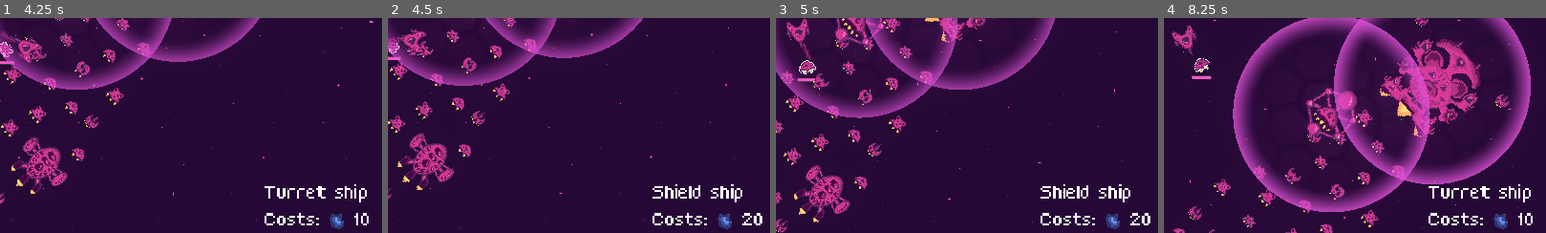
Above: before the commit, frames 1-4 (left to right).
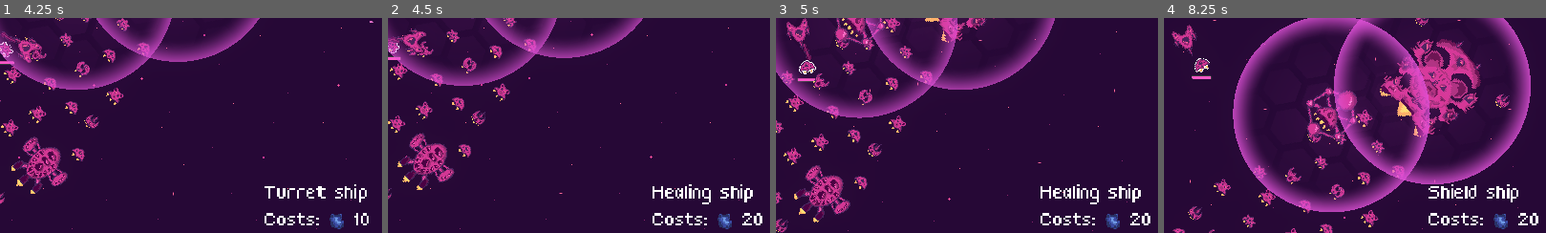
Above: after the commit, the same moments.

Repository: bear-minimum-studio/space-bear
Game: Godot game, scene res://Game.tscn
The game is run twice, just before and just after one commit, with the same random seed, the same clock (stepped at 60 frames per second) and the same inputs.
Inputs:
- Up to frame 1 (4.25 s): tap Enter (upgrade) at 0.5 s; hold Right (turn_right) 0.53-1.28 s; hold X (cycle_selection) 0.53-1.28 s; hold Ctrl (brake) 1.28-2.03 s; tap Down (decelerate) at 1.35 s; hold Right (turn_right) 2.03-2.78 s; hold Space (fire) 2.03-2.78 s; hold Up (accelerate) 2.78-3.53 s; tap C (follow_me) at 2.85 s; hold Left (turn_left) from 3.53 s (still down); hold G (grappling_hook) from 3.53 s (still down)
- Up to frame 2 (4.5 s): keep holding Left (turn_left); release G (grappling_hook) at 4.28 s; tap X (cycle_selection) at 4.35 s
- Up to frame 3 (5 s): keep holding Left (turn_left)
- Up to frame 4 (8.25 s): release Left (turn_left) at 5.03 s; hold Ctrl (brake) 5.03-5.78 s; tap Down (decelerate) at 5.1 s; hold Right (turn_right) 5.78-6.53 s; tap Space (fire) at 5.85 s; hold Up (accelerate) 6.53-7.28 s; hold C (follow_me) 6.53-7.28 s; hold Right (turn_right) 7.28-8.03 s; tap G (grappling_hook) at 7.35 s; hold Ctrl (brake) from 8.03 s (still down); hold X (cycle_selection) from 8.03 s (still down)
The pictures show only the part of the screen within x 47-97%, y 44-94%; the shares and areas given below are measured in that part.

Frame 1 is identical in both runs. In frame 2, 0.6% of the frame differs, in the area x 69-96%, y 77-87%; in frame 3, 0.6%; in frame 4, 0.8%, in the area x 69-98%, y 77-97%.

Commit message:
feat: add healing ship, that heals player as well

Diff:
--- a/health-system/HealthSystem.gd
+++ b/health-system/HealthSystem.gd
@@ -49,6 +49,11 @@
 	if health_system != null:
 		health_system.on_hit()
 
+static func heal_health_system(node: Node2D):
+	var health_system = node.find_child('HealthSystem')
+	if health_system != null:
+		health_system.heal()
+
 func heal():
 	var previous_health = health
 	health += 10
--- /dev/null
+++ b/npc/civilians/HealingShip.tscn
@@ -0,0 +1,50 @@
+[gd_scene load_steps=6 format=3 uid="uid://bjqnruxoduuyr"]
+
+[ext_resource type="PackedScene" uid="uid://etyatu5407jp" path="res://npc/civilians/AbstractCivilianShip.tscn" id="1_8wy0g"]
+[ext_resource type="Texture2D" uid="uid://bb5fo6dqch5ph" path="res://npc/civilians/vaisseau_soin.png" id="2_em28c"]
+[ext_resource type="Texture2D" uid="uid://qahtr4bpt6e4" path="res://npc/civilians/vaisseau_soin_flammes.png" id="3_472tr"]
+[ext_resource type="PackedScene" uid="uid://pdwe57bo3bq7" path="res://weapons/turrets/healing-turrets/AutoHealingTurret.tscn" id="4_rqyc8"]
+
+[sub_resource type="CapsuleShape2D" id="CapsuleShape2D_d3aet"]
+radius = 36.0
+height = 88.0
+
+[node name="HealingShip" instance=ExtResource("1_8wy0g")]
+number_of_passengers = 10
+speed = 30.0
+
+[node name="Ship" parent="." index="0"]
+rotation = 1.57079
+scale = Vector2(2, 2)
+texture = ExtResource("2_em28c")
+
+[node name="Flammes" parent="." index="1"]
+rotation = 1.5708
+scale = Vector2(2, 2)
+texture = ExtResource("3_472tr")
+
+[node name="CollisionShape2D" parent="." index="2"]
+position = Vector2(10, 0)
+rotation = 1.57079
+shape = SubResource("CapsuleShape2D_d3aet")
+
+[node name="HealthSystem" parent="." index="4"]
+max_health = 150
+
+[node name="HealthBar" parent="UI" index="0"]
+offset_left = -46.0
+offset_top = 50.0
+offset_right = 46.0
+offset_bottom = 66.0
+
+[node name="Turrets" type="Node2D" parent="." index="8"]
+
+[node name="AutoHealingTurret" parent="Turrets" index="0" instance=ExtResource("4_rqyc8")]
+position = Vector2(32, -20)
+turret_range = 300.0
+shots_per_second = 3.0
+
+[node name="AutoHealingTurret2" parent="Turrets" index="1" instance=ExtResource("4_rqyc8")]
+position = Vector2(32, 18)
+turret_range = 300.0
+shots_per_second = 2.0
--- a/player/Player.gd
+++ b/player/Player.gd
@@ -25,6 +25,7 @@
 @onready var hurt_animation = $HurtAnimation
 @onready var selection_zone = $SelectionZone
 @onready var p_2_turret_control = $P2Turret/P2TurretControl
+@onready var player_sprite = $Player
 
 func _ready():
 	var turrets = $Turrets.get_children()
@@ -73,9 +74,14 @@
 	if (Input.is_action_pressed("fire")):
 		_shoot()
 
-func _on_health_system_hp_changed(health, max_health, _difference):
+func _on_health_system_hp_changed(health, max_health, difference):
+	if difference == 0:
+		return
+	elif difference > 0:
+		hurt_animation.animate_heal(player_sprite)
+	else:
+		hurt_animation.animate_hurt(player_sprite)
 	Events.emit_signal("player_hp_changed", health, max_health)
-	hurt_animation.animate_hurt($Player)
 
 func _input(event):
 	if event.is_action_pressed("upgrade"):
--- a/player/Player.tscn
+++ b/player/Player.tscn
@@ -92,7 +92,9 @@
 [node name="P2Nozzle" type="Node2D" parent="P2Turret/P2TurretControl"]
 position = Vector2(29, 0)
 
-[node name="HealthSystem" parent="." instance=ExtResource("11_n0jhs")]
+[node name="HealthSystem" parent="." node_paths=PackedStringArray("hurtable_body") instance=ExtResource("11_n0jhs")]
+hurtable_body = NodePath("..")
+healable = true
 max_health = 50
 
 [node name="HurtAnimation" parent="." instance=ExtResource("12_uwy2g")]
--- a/ship-upgrades/ShipCatalog.tres
+++ b/ship-upgrades/ShipCatalog.tres
@@ -1,9 +1,10 @@
-[gd_resource type="Resource" script_class="ShipCatalogResource" load_steps=7 format=3]
+[gd_resource type="Resource" script_class="ShipCatalogResource" load_steps=9 format=3 uid="uid://cq4qj2jyxekxr"]
 
 [ext_resource type="Script" path="res://ship-upgrades/ShipCatalogResource.gd" id="1_slayw"]
 [ext_resource type="PackedScene" uid="uid://1g287f44t86u" path="res://npc/civilians/ShieldShip.tscn" id="2_f3vtt"]
 [ext_resource type="Script" path="res://ship-upgrades/ShipCatalogResourceElement.gd" id="3_tdsxw"]
 [ext_resource type="PackedScene" path="res://npc/civilians/TurretShip.tscn" id="4_ivmn8"]
+[ext_resource type="PackedScene" uid="uid://bjqnruxoduuyr" path="res://npc/civilians/HealingShip.tscn" id="5_v6rwg"]
 
 [sub_resource type="Resource" id="Resource_m86ra"]
 script = ExtResource("3_tdsxw")
@@ -17,6 +18,12 @@
 display_name = "Turret ship"
 scene = ExtResource("4_ivmn8")
 
+[sub_resource type="Resource" id="Resource_3xsag"]
+script = ExtResource("3_tdsxw")
+price = 20
+display_name = "Healing ship"
+scene = ExtResource("5_v6rwg")
+
 [resource]
 script = ExtResource("1_slayw")
-ships = Array[ExtResource("3_tdsxw")]([SubResource("Resource_m86ra"), SubResource("Resource_7h2th")])
+ships = Array[ExtResource("3_tdsxw")]([SubResource("Resource_m86ra"), SubResource("Resource_7h2th"), SubResource("Resource_3xsag")])
--- a/weapons/projectiles/laser/HealingLaser.gd
+++ b/weapons/projectiles/laser/HealingLaser.gd
@@ -1,6 +1,4 @@
 extends "res://weapons/projectiles/laser/Laser.gd"
 
 func _hit(area_or_body):
-	var health_system = area_or_body.find_child("HealthSystem")
-	if health_system != null:
-		health_system.heal()
+	var health_system = HealthSystem.heal_health_system(area_or_body)
--- a/weapons/projectiles/laser/Laser.gd
+++ b/weapons/projectiles/laser/Laser.gd
@@ -5,14 +5,22 @@
 @onready var ray_cast_2d = $RayCast2D
 @onready var animation_player = $AnimationPlayer
 
+var shooter: Node2D
+
 @export var laser_range = 500.0:
 	set(new_range):
 		laser_range = new_range
 		_update_sprite_length(laser_range)
 		_update_raycast_range(laser_range)
 
+func init(laser_range_init, shooter_init: Node2D):
+	self.laser_range = laser_range_init
+	self.shooter = shooter_init
+
 func _ready():
 	_update_raycast_range(laser_range)
+
+	ray_cast_2d.add_exception(self.shooter)
 
 	ray_cast_2d.force_raycast_update()
 	var coll = ray_cast_2d.get_collision_point()
--- a/weapons/turrets/healing-turrets/AutoHealingTurret.tscn
+++ b/weapons/turrets/healing-turrets/AutoHealingTurret.tscn
@@ -1,6 +1,6 @@
-[gd_scene load_steps=5 format=3]
+[gd_scene load_steps=5 format=3 uid="uid://pdwe57bo3bq7"]
 
-[ext_resource type="PackedScene" uid="uid://duha2nt8tgf15" path="res://weapons/turrets/healing-turrets/HealingTurret.tscn" id="1_puvnb"]
+[ext_resource type="PackedScene" uid="uid://cn3dswjs4posp" path="res://weapons/turrets/healing-turrets/HealingTurret.tscn" id="1_puvnb"]
 [ext_resource type="Script" path="res://weapons/turrets/healing-turrets/AutoHealingTurret.gd" id="2_6l0xu"]
 [ext_resource type="PackedScene" uid="uid://cura8b35dcoto" path="res://weapons/turrets/turret-behaviors/AutoHealingTurretBehavior.tscn" id="3_yaf1o"]
 
--- a/weapons/turrets/healing-turrets/HealingTurret.gd
+++ b/weapons/turrets/healing-turrets/HealingTurret.gd
@@ -6,7 +6,7 @@
 
 func _on_shoot():
 	var new_laser = laser_scene.instantiate()
-	new_laser.laser_range = laser_range
+	new_laser.init(laser_range, shooter)
 	new_laser.global_rotation = self.global_rotation
 	new_laser.global_position = nozzle.global_position
 	WorldReference.current_world.add_child(new_laser)
--- a/weapons/turrets/healing-turrets/HealingTurret.tscn
+++ b/weapons/turrets/healing-turrets/HealingTurret.tscn
@@ -1,4 +1,4 @@
-[gd_scene load_steps=3 format=3]
+[gd_scene load_steps=3 format=3 uid="uid://cn3dswjs4posp"]
 
 [ext_resource type="PackedScene" uid="uid://cgwkvr3qwd5pj" path="res://weapons/turrets/AbstractTurret.tscn" id="1_kdjg1"]
 [ext_resource type="Script" path="res://weapons/turrets/healing-turrets/HealingTurret.gd" id="2_05s84"]
--- a/weapons/turrets/laser-turrets/LaserTurret.gd
+++ b/weapons/turrets/laser-turrets/LaserTurret.gd
@@ -6,7 +6,7 @@
 
 func _on_shoot():
 	var new_laser = laser_scene.instantiate()
-	new_laser.laser_range = laser_range
+	new_laser.init(laser_range, shooter)
 	new_laser.global_rotation = self.global_rotation
 	new_laser.global_position = nozzle.global_position
 	WorldReference.current_world.add_child(new_laser)
--- a/weapons/turrets/turret-behaviors/AutoHealingTurretBehavior.gd
+++ b/weapons/turrets/turret-behaviors/AutoHealingTurretBehavior.gd
@@ -14,8 +14,11 @@
 	var bodies: Array[Node2D] = turret.get_overlapping_bodies()
 	var potential_targets = bodies.filter(
 		func(body):
-			if not body.is_in_group("flock"):
+			if not body.is_in_group("ally"):
 				return false
+
+#			if body == turret.shooter:
+#				return false
 
 			var health_system = HealthSystem.get_health_system(body)
 			if health_system == null:
Binary file added: npc/civilians/vaisseau_soin.png
Not shown, added: npc/civilians/vaisseau_soin.png.import
Binary file added: npc/civilians/vaisseau_soin_flammes.png
Not shown, added: npc/civilians/vaisseau_soin_flammes.png.import
Not shown: 1 places in test/TestWorld.tscn that only renumber resources
Not shown: 1 places in weapons/projectiles/laser/HealingLaser.tscn that only renumber resources
